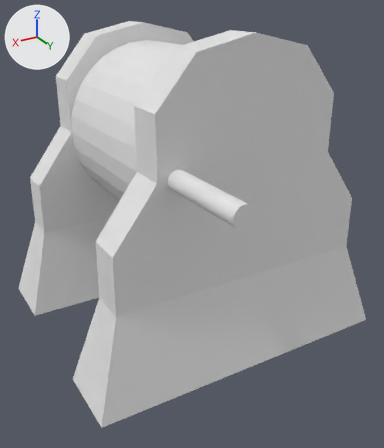
A saved change to the FBX model Assets/Battosai/Models/Crank/crank.fbx.
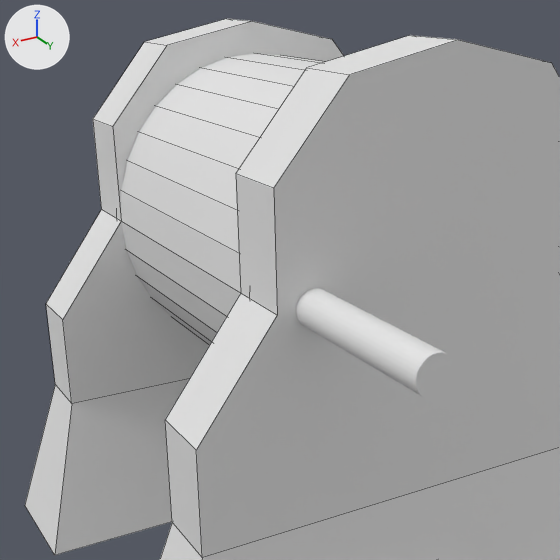
Each version is shown whole from a 50 mm lens placed at (2.99, 5.2, 1.49), pointed at (0.16, 0.49, -0.86), then close up on the part from 1% to 81% of the width and 2% to 71% of the height. The axes (+X, +Y, +Z) are drawn at upper left. The lights are the same throughout. The close-ups show mesh edges as thin lines. Where no turn or scale is listed for an object, it has been applied to the vertices.

Objects in the first close-up: 'Handle', 'roberoll', 'stand'.
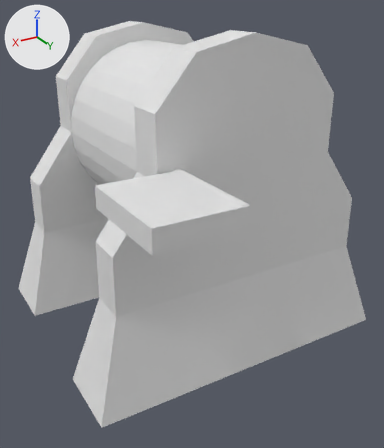
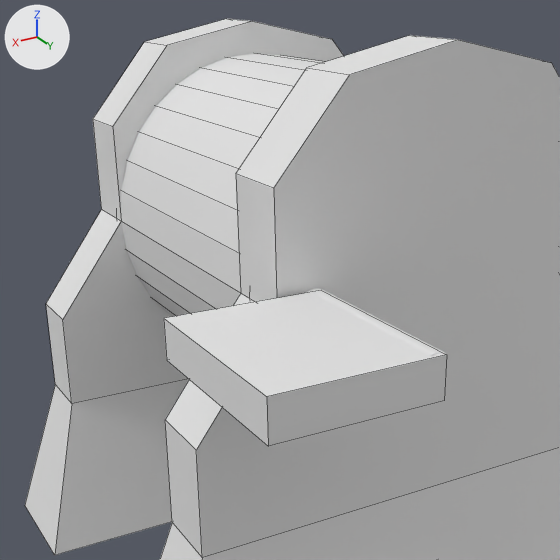
Commit message: shooting crank update

Changed parts and their boxes [x1, y1, x2, y2] in the close-ups (560 x 560 px):
'shootPad', added
    after: [164, 292, 447, 446]
'Handle', unchanged, covered by the edit
    before: [296, 288, 456, 399]
    after: [305, 288, 456, 393]

The change in detail:
Mesh me_cube is new.
It is a box spanning x -0.4..0.4, y -0.5..0.5, z -0.1..0.1.
Object 'shootPad' (ob_shootpad) is new; it shows me_cube.
Its location is (1.173, 1.826, -0.006).
